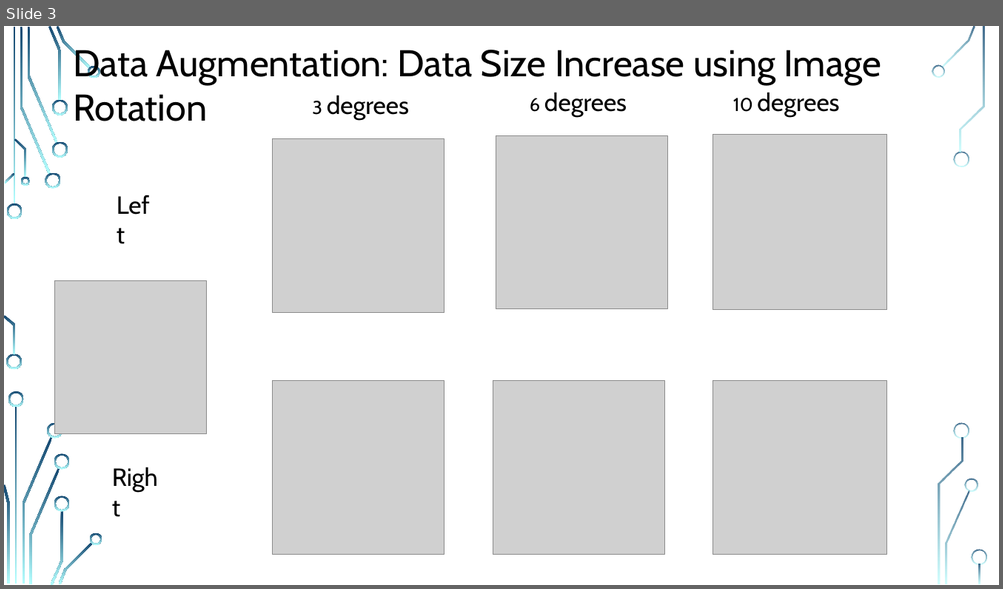
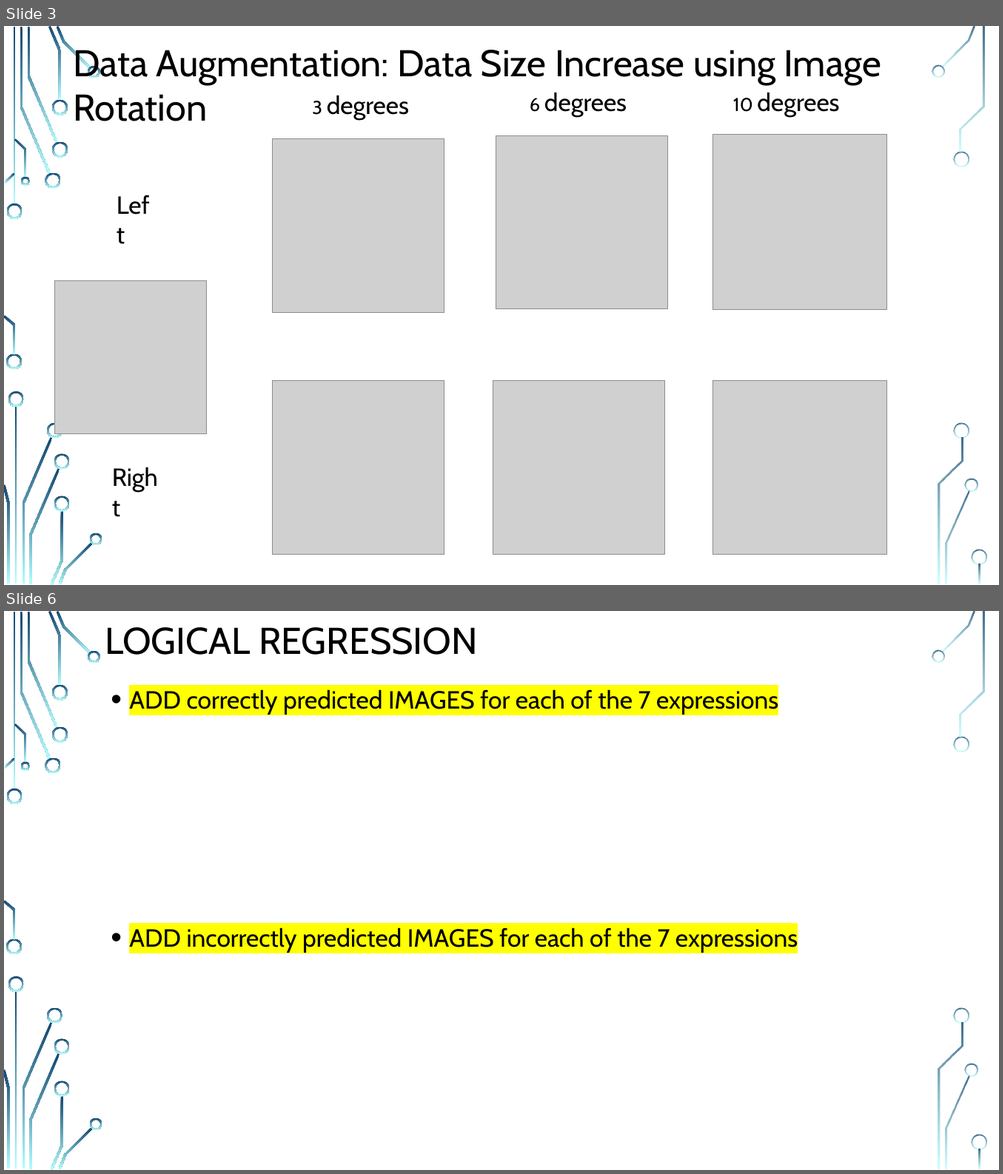
Before and after one commit to MR-KHILADI/Facial-Expression-Recognition, a slide deck: Final Project Draft.pptx. Shown one above the other, each under a label of ours: slide 3 before the commit, slides 3 and 6 after it; the slides between them are not shown. The pictures are 1003x589 and 1003x1174 pixels, drawn with LibreOffice and Linux fonts; fonts in the diff are those of the drawing; grey boxes stand for pictures; background and template pictures are left out. Boxes give left, top, right and bottom in pixels: in the first picture for what was removed or moved away, otherwise in the second. Text is boxed around its words. In the diff, an @@ line names an element or a change of style, - is before the commit and + after.

```diff
--- a/Final Project Draft.pptx
+++ b/Final Project Draft.pptx
@@ slide 6 added at <box>4,611,999,1170</box>, background picture (left out); not listed: 36 template elements that a slide beside it also shows @@
@@ title added at <box>105,627,478,655</box>, 36 pt, text #000000 @@
+LOGICAL REGRESSION
@@ text added at <box>129,689,778,715</box>, 24 pt, text #000000 @@
+• ADD correctly predicted IMAGES for each of the 7 expressions
@@ text added at <box>129,928,797,953</box>, 24 pt, text #000000 @@
+• ADD incorrectly predicted IMAGES for each of the 7 expressions
```
Also in this commit, not shown: 10 slides changed, 2 other slides added, 1 slide removed.
